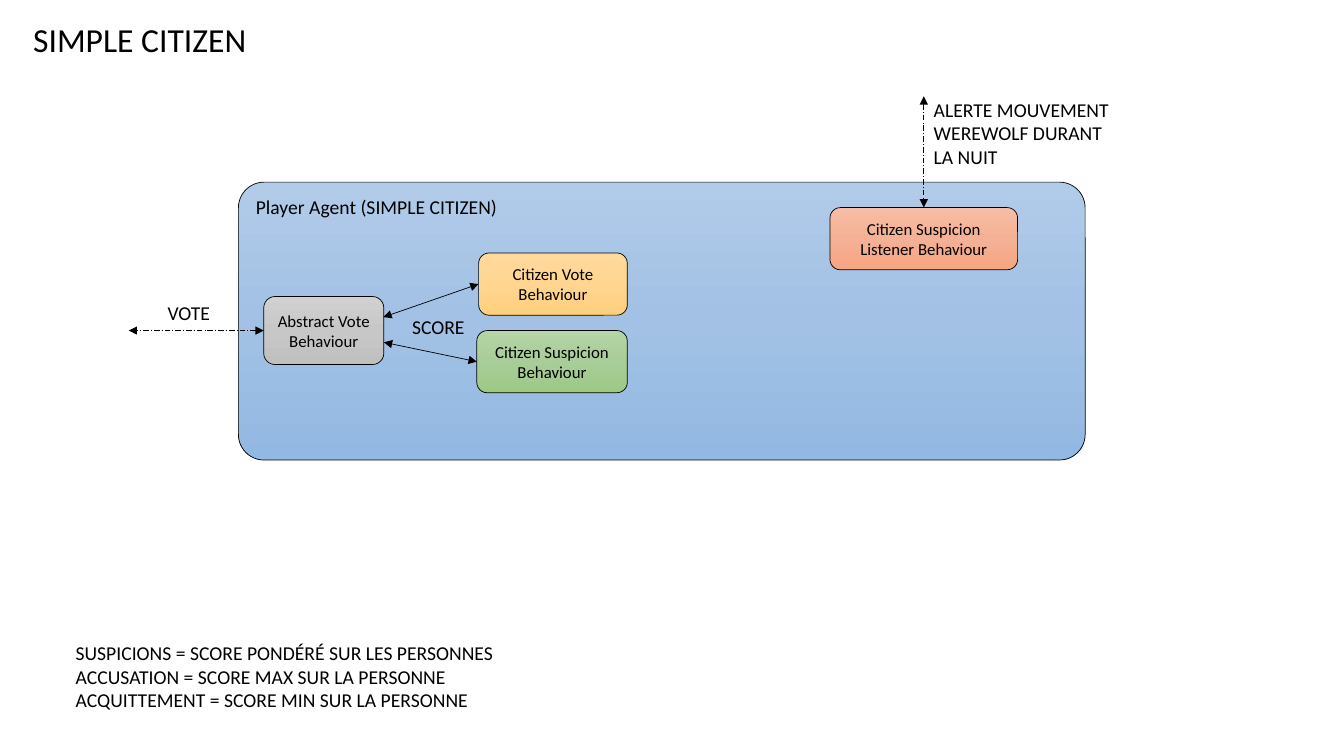
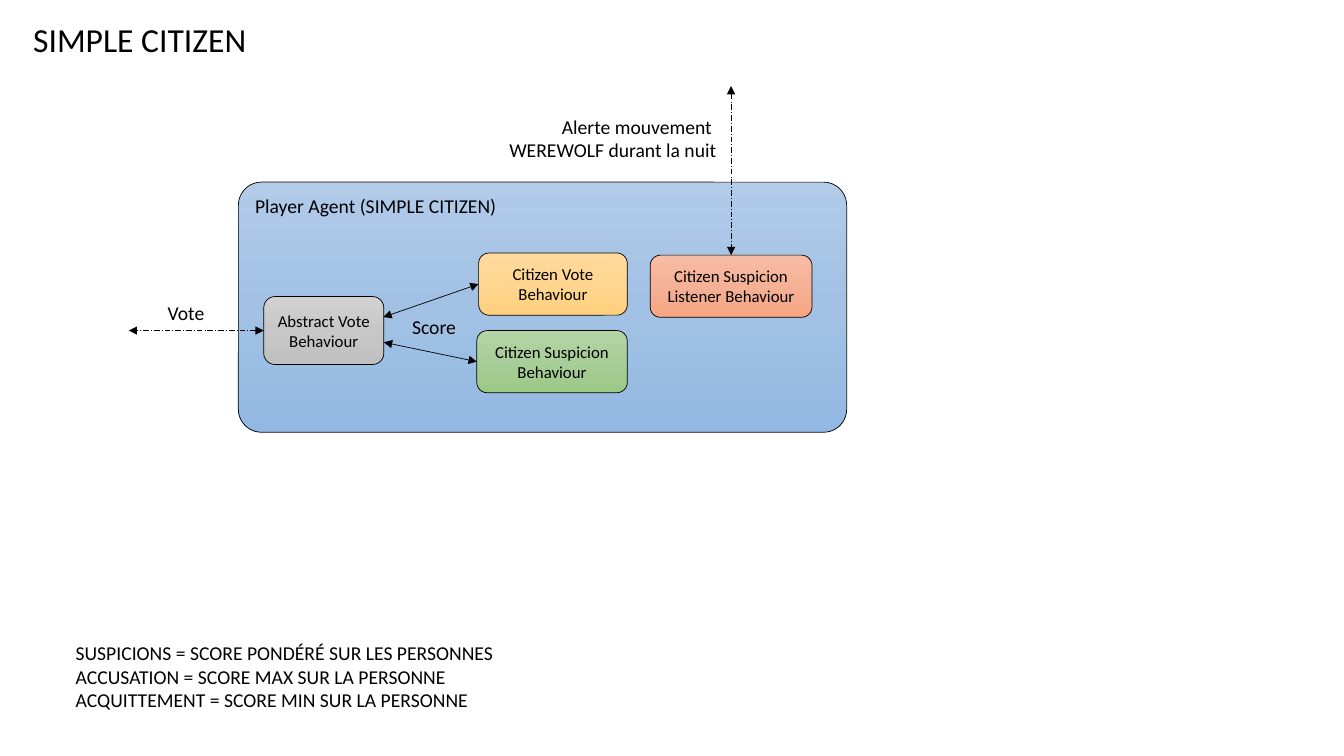
Before and after one commit to konamdav/Loup-Garou, a slide deck: slide 21 of README.pptx. Drawn at 1344x756 pixels with LibreOffice and Linux fonts; fonts in the diff are those of the drawing. Boxes give left, top, right and bottom in pixels: in the first picture for what was removed or moved away, otherwise in the second. Text is boxed around its words. In the diff, an @@ line names an element or a change of style, - is before the commit and + after.

```diff
--- a/README.pptx
+++ b/README.pptx
@@ double arrow moved from (924, 96) - (924, 208) to (731, 86) - (731, 255) @@
@@ text at <box>509,120,716,157</box>: text changed @@
-ALERTE MOUVEMENT
-WEREWOLF DURANT LA NUIT
+Alerte mouvement
+WEREWOLF durant la nuit
@@ rounded rectangle "Player Agent (SIMPLE CITIZEN)": place and size @@
-rounded rectangle "Player Agent (SIMPLE CITIZEN)" at <box>239,182,1086,461</box>
+rounded rectangle "Player Agent (SIMPLE CITIZEN)" at <box>239,182,847,433</box>
@@ rounded rectangle "Citizen Suspicion Listener Behaviour": place and size @@
-rounded rectangle "Citizen Suspicion Listener Behaviour" at <box>830,208,1017,270</box>
+rounded rectangle "Citizen Suspicion Listener Behaviour" at <box>650,255,813,318</box>
@@ text at <box>168,307,205,320</box>: text changed @@
-VOTE
+Vote
@@ text at <box>412,321,456,334</box>: text changed @@
-SCORE
+Score
```
Also in this commit, not shown: 8 other slides changed, 3 slides added.
